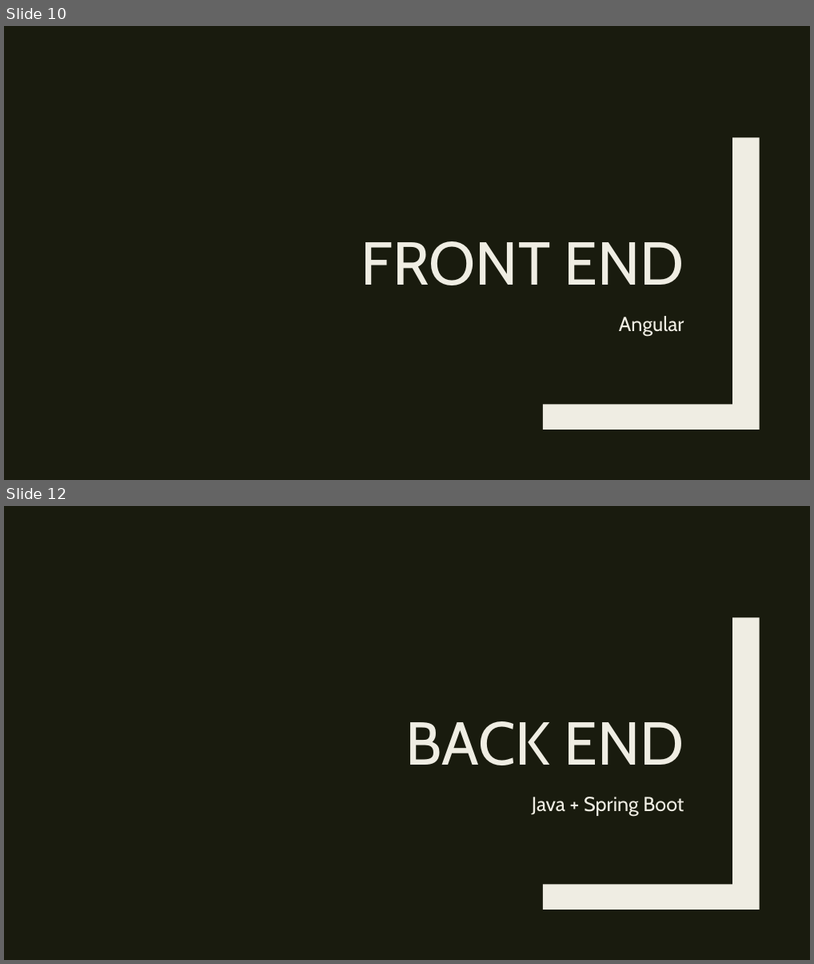
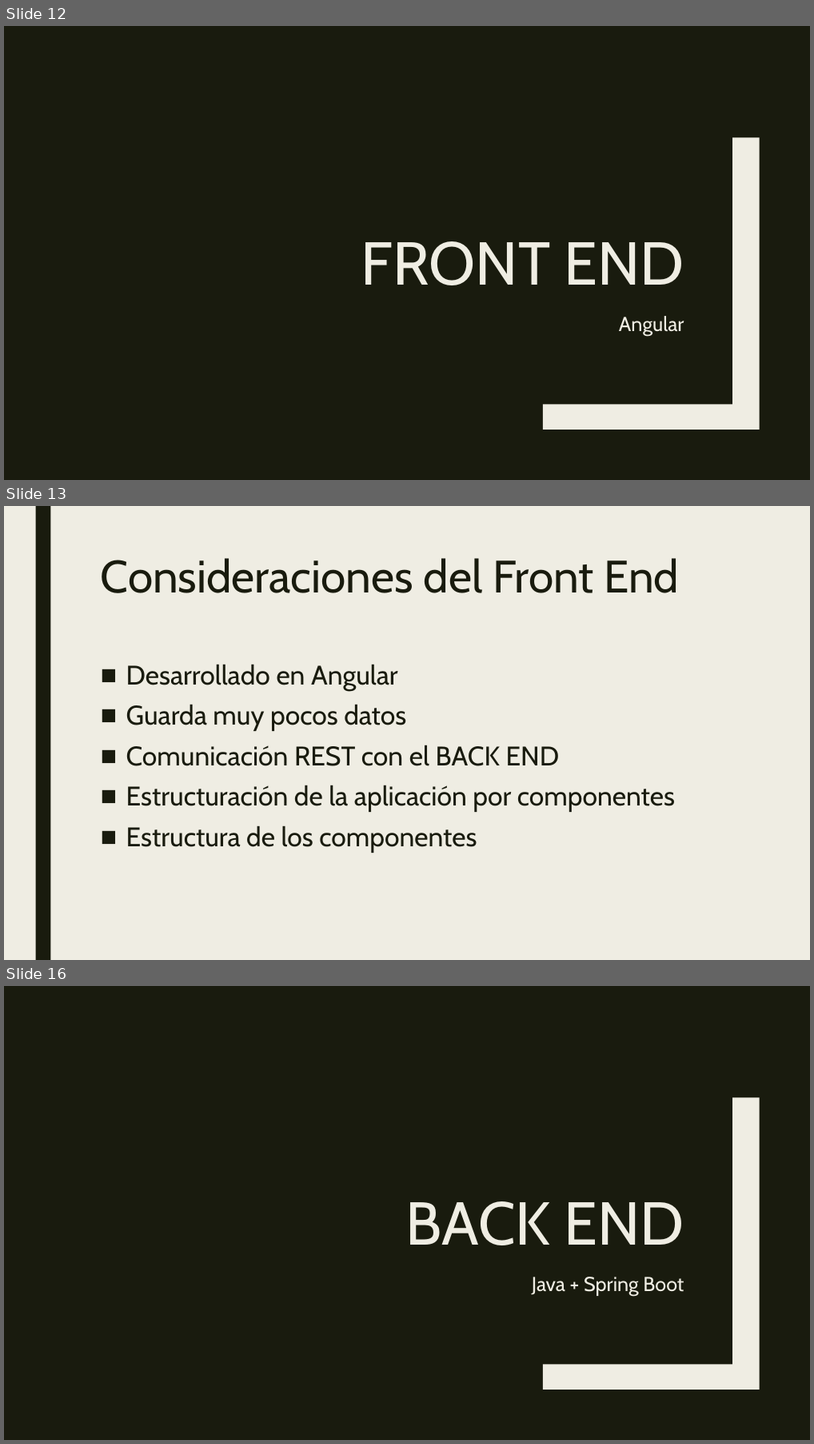
Before and after one commit to daniescorpio/Alafia, a slide deck: AlafiaPresentacion.pptx. Shown one above the other, each under a label of ours: slides 10 and 12 before the commit, slides 12, 13 and 16 after it; the slides between them are not shown. The pictures are 814x964 and 814x1444 pixels, drawn with LibreOffice and Linux fonts; fonts in the diff are those of the drawing. Boxes give left, top, right and bottom in pixels: in the first picture for what was removed or moved away, otherwise in the second. Text is boxed around its words. In the diff, an @@ line names an element or a change of style, - is before the commit and + after.

```diff
--- a/AlafiaPresentacion.pptx
+++ b/AlafiaPresentacion.pptx
@@ slide 13 added at bbox=[4, 506, 810, 960], background #EFEDE3 @@
@@ rectangle added at bbox=[35, 506, 50, 960], fill #191B0E @@
@@ title added at bbox=[101, 558, 679, 593], 54 pt, text #191B0E @@
+Consideraciones del Front End
@@ text added at bbox=[126, 664, 675, 852], 32 pt, text #191B0E @@
+■ Desarrollado en Angular
+■ Guarda muy pocos datos
+■ Comunicación REST con el BACK END
+■ Estructuración de la aplicación por componentes
+■ Estructura de los componentes
@@ what was slide 10 is now slide 12 @@
@@ what was slide 12 is now slide 16 @@
```
Also in this commit, not shown: 4 slides changed, 13 other slides added, 7 slides removed.
